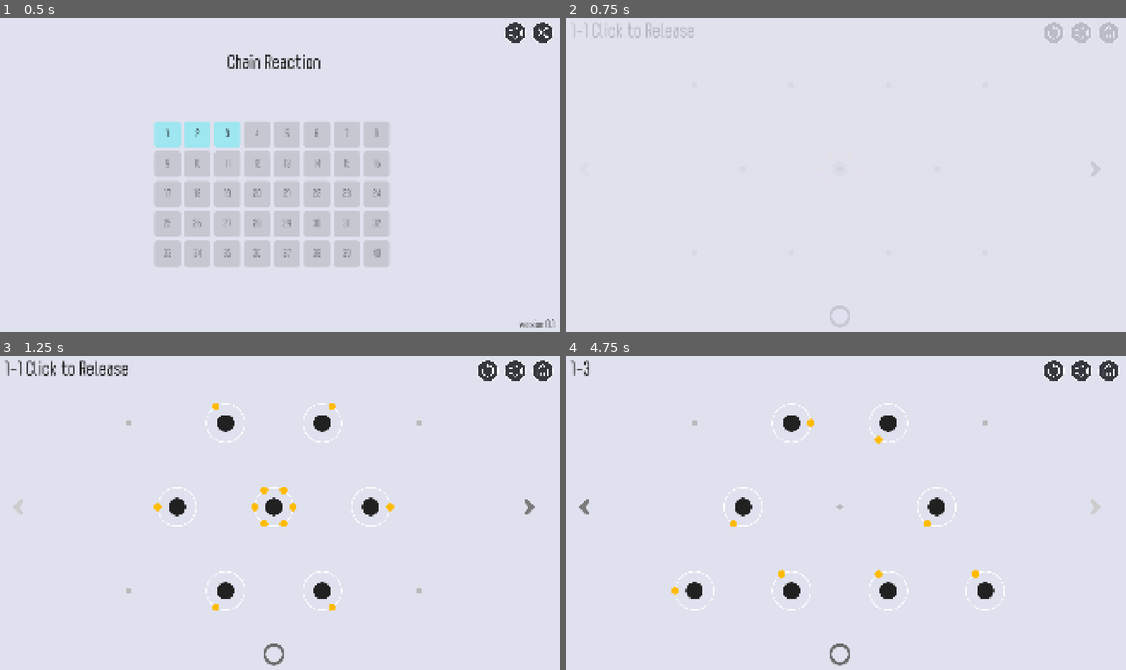
Above: before the commit, frames 1-4 (two rows, left to right).
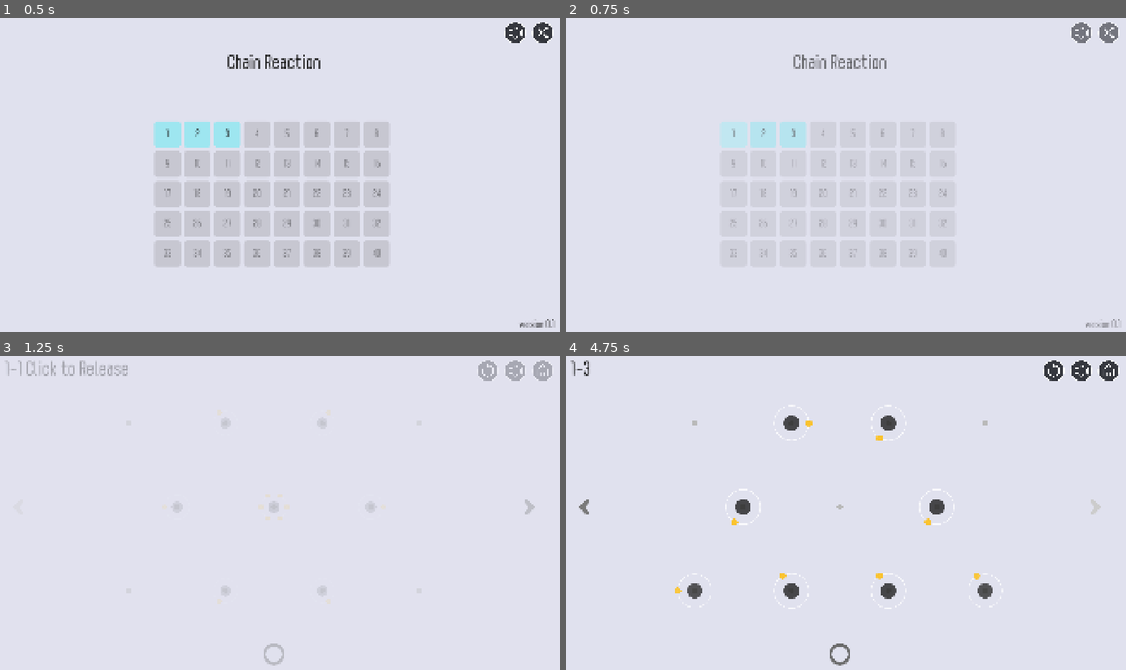
Above: after the commit, the same moments.

Repository: Ggross98/Godot-ChainReaction
Game: Godot game, scene res://scenes/main_menu.tscn
Two runs of this game, one before a commit and one after it. Both use one fixed random seed, a clock stepped at 60 frames per second and the inputs below. Sound files missing from this copy of the repository are replaced by a short silence.
Inputs (mouse positions are in pixels of both pictures, inside the frame that each line leads up to):
- Up to frame 1 (0.5 s): no input
- Up to frame 2 (0.75 s): click "1" at 0.5 s
- Up to frame 3 (1.25 s): no input
- Up to frame 4 (4.75 s): click (1053, 371) at 1.25 s; click (1053, 371) at 2 s; click (1053, 371) at 2.75 s; click (1092, 506) at 3.5 s; click (1092, 506) at 4.25 s

Frame 1 is identical in both runs. In frame 2, 3.3% of the frame differs, in the area x 1-99%, y 1-99%; in frame 3, 2.8%; in frame 4, 2.0%.

Commit message:
优化动效

Diff:
--- a/chain-reaction/scripts/app/game_session.gd
+++ b/chain-reaction/scripts/app/game_session.gd
@@ -9,7 +9,7 @@
 const _HudStrings := preload("res://scripts/app/hud_strings.gd")
 const _SaveAccount := preload("res://scripts/app/save_account.gd")
 
-const OUTCOME_DELAY := 2.0
+const OUTCOME_DELAY := 1.5
 
 var sim = _Simulation.new()
 var pack = null
--- a/chain-reaction/scripts/view/atom_view.gd
+++ b/chain-reaction/scripts/view/atom_view.gd
@@ -113,7 +113,7 @@
 		root_scale = value
 		_on_look_changed()
 
-const ASSEMBLE_FROM := 0.85
+const ASSEMBLE_FROM := 0.5
 
 var atom_id: int = -1
 var board_cell: Vector2i = Vector2i.ZERO
--- a/chain-reaction/scripts/view/board_transition.gd
+++ b/chain-reaction/scripts/view/board_transition.gd
@@ -3,7 +3,7 @@
 
 const _HexGrid := preload("res://scripts/core/hex_grid.gd")
 
-const ATOM_IN := 0.22
+const ATOM_IN := 0.5
 const ATOM_OUT := 0.18
 const STAGGER := 0.03
 const STAGGER_CAP := 0.25
--- a/chain-reaction/scripts/view/board_view.gd
+++ b/chain-reaction/scripts/view/board_view.gd
@@ -20,11 +20,9 @@
 var _atoms_root: Node2D
 var _neutrons_root: Node2D
 var _vfx: Node2D
-var _ghost_root: Node2D
 var _atom_views: Dictionary = {}
 var _neutron_views: Dictionary = {}
 var _fades: Array = []
-var _ghost_cells: Dictionary = {}
 var _transition = _BoardTransition.new()
 
 
@@ -67,10 +65,7 @@
 	_drain_events(sim)
 	_sync_atoms(session, dt)
 	_sync_neutrons(sim, dt)
-	_tick_ghosts()
 	_tick_fades(dt)
-	if not _transition.is_active():
-		_free_ghosts()
 
 
 func pointer_logic() -> Vector2:
@@ -80,8 +75,7 @@
 func _begin_swap(session) -> void:
 	if _transition.is_active():
 		_transition.cut()
-		_free_ghosts()
-	var exit_cells: Array[Vector2i] = _stash_ghosts()
+	_discard_atoms()
 	_epoch = session.board_epoch
 	_event_i = 0
 	_rebuild_marks(session)
@@ -99,32 +93,16 @@
 		if atom.collapsed:
 			continue
 		enter_cells.append(Vector2i(atom.x, atom.y))
-	_transition.begin(enter_cells, exit_cells, _origin_cell(enter_cells))
-
-
-func _stash_ghosts() -> Array[Vector2i]:
-	var cells: Array[Vector2i] = []
-	_ghost_cells.clear()
+	var empty_exit: Array[Vector2i] = []
+	_transition.begin(enter_cells, empty_exit, _origin_cell(enter_cells))
+
+
+func _discard_atoms() -> void:
 	if _atoms_root == null:
-		return cells
-	for view in _atom_views.values():
-		if view == null or not is_instance_valid(view):
-			continue
-		if not view.visible or view.modulate.a <= 0.01:
-			continue
-		var cell: Vector2i = view.board_cell
-		cells.append(cell)
-		_ghost_cells[view] = cell
-	if cells.is_empty():
-		_atoms_root.name = "AtomsOld"
-		_atoms_root.queue_free()
-		_atoms_root = null
-		return cells
-	_ghost_root = _atoms_root
-	_ghost_root.name = "Ghosts"
-	_ghost_root.z_index = 4
+		return
+	_atoms_root.name = "AtomsOld"
+	_atoms_root.queue_free()
 	_atoms_root = null
-	return cells
 
 
 func _origin_cell(cells: Array[Vector2i]) -> Vector2i:
@@ -184,23 +162,6 @@
 		_atom_views.erase(id)
 
 
-func _tick_ghosts() -> void:
-	if _ghost_root == null:
-		return
-	for view in _ghost_cells.keys():
-		if view == null or not is_instance_valid(view):
-			continue
-		var cell: Vector2i = _ghost_cells[view]
-		view.set_assemble(_transition.exit_k(cell))
-
-
-func _free_ghosts() -> void:
-	if _ghost_root != null:
-		_ghost_root.queue_free()
-		_ghost_root = null
-	_ghost_cells.clear()
-
-
 func _sync_neutrons(sim, dt: float) -> void:
 	var seen: Dictionary = {}
 	for n in sim.flying:
--- a/chain-reaction/scripts/view/scene_fade.gd
+++ b/chain-reaction/scripts/view/scene_fade.gd
@@ -2,7 +2,7 @@
 
 const _ViewTransform := preload("res://scripts/view/view_transform.gd")
 
-const FADE_SECONDS := 0.15
+const FADE_SECONDS := 0.5
 
 enum Phase { IDLE, COVERING, SWAP, REVEALING }
 
--- a/chain-reaction/tests/run_phase_c.gd
+++ b/chain-reaction/tests/run_phase_c.gd
@@ -197,10 +197,10 @@
 		guard += 1
 	_check(session.sim.state == "win", "won 1-1")
 	_check(session.map_id() == "1-1", "still on 1-1 during delay")
-	session.advance(1.99)
-	_check(session.map_id() == "1-1", "not yet 2s")
+	session.advance(1.49)
+	_check(session.map_id() == "1-1", "not yet 1.5s")
 	session.advance(0.02)
-	_check(session.map_id() == "1-2", "after 2s loads 1-2")
+	_check(session.map_id() == "1-2", "after 1.5s loads 1-2")
 	_check(session.hud_state() == "", "state copy cleared")
 	_check(session.sim.state == "waiting", "next map waiting")
 
--- a/chain-reaction/tests/run_phase_f.gd
+++ b/chain-reaction/tests/run_phase_f.gd
@@ -132,6 +132,7 @@
 	view.set_assemble(0.0)
 	_check(is_equal_approx(view.assemble_k(), 0.0), "assemble_k stores 0")
 	_check(is_equal_approx(view.modulate.a, 0.0), "assemble 0 is alpha 0")
+	_check(is_equal_approx(view.scale.x, view.root_scale * 0.5), "assemble 0 starts at 50% scale")
 	var atom = _dummy_atom()
 	view.set_board_size(4, 3)
 	view.set_assemble(1.0)
@@ -160,9 +161,10 @@
 	_check(not board.is_transitioning(), "assemble finishes after 1s")
 	session.restart_immediate()
 	board.sync(session, 0.0)
-	_check(board.is_transitioning(), "reload with leftovers starts a swap")
+	_check(board.is_transitioning(), "reload with leftovers starts enter")
+	_check(board.get_node_or_null("Ghosts") == null, "leftovers vanish with no ghost")
 	board.sync(session, 1.0)
-	_check(not board.is_transitioning(), "swap finishes after 1s")
+	_check(not board.is_transitioning(), "enter finishes after 1s")
 	board.queue_free()
 
 
@@ -176,8 +178,8 @@
 		session.advance(1.0 / 60.0)
 		guard += 1
 	_check(session.sim.state == "win", "won 1-1")
-	session.advance(2.02)
-	_check(session.map_id() == "1-2", "after 2s loads 1-2 with no BoardView")
+	session.advance(1.52)
+	_check(session.map_id() == "1-2", "after 1.5s loads 1-2 with no BoardView")
 	_check(session.sim.state == "waiting", "next map waiting")
 	_check(session.hud_state() == "", "state copy cleared")
 
@@ -190,10 +192,12 @@
 	_check(not fade.is_busy(), "idle is not busy")
 	fade.go("res://scenes/main_menu.tscn")
 	_check(fade.is_busy(), "go starts busy")
-	fade._process(0.07)
-	_check(fade.is_busy(), "still covering at 0.07s")
-	fade._process(0.10)
+	fade._process(0.49)
+	_check(fade.is_busy(), "still covering at 0.49s")
+	var fade_rect := fade.get_node_or_null("Fade") as ColorRect
+	_check(fade_rect != null and fade_rect.color.a < 1.0, "cover not finished at 0.49s")
+	fade._process(0.02)
 	_check(fade.is_busy(), "busy through swap into reveal")
-	fade._process(0.16)
+	fade._process(0.50)
 	_check(not fade.is_busy(), "idle after cover+reveal")
 	fade.queue_free()
